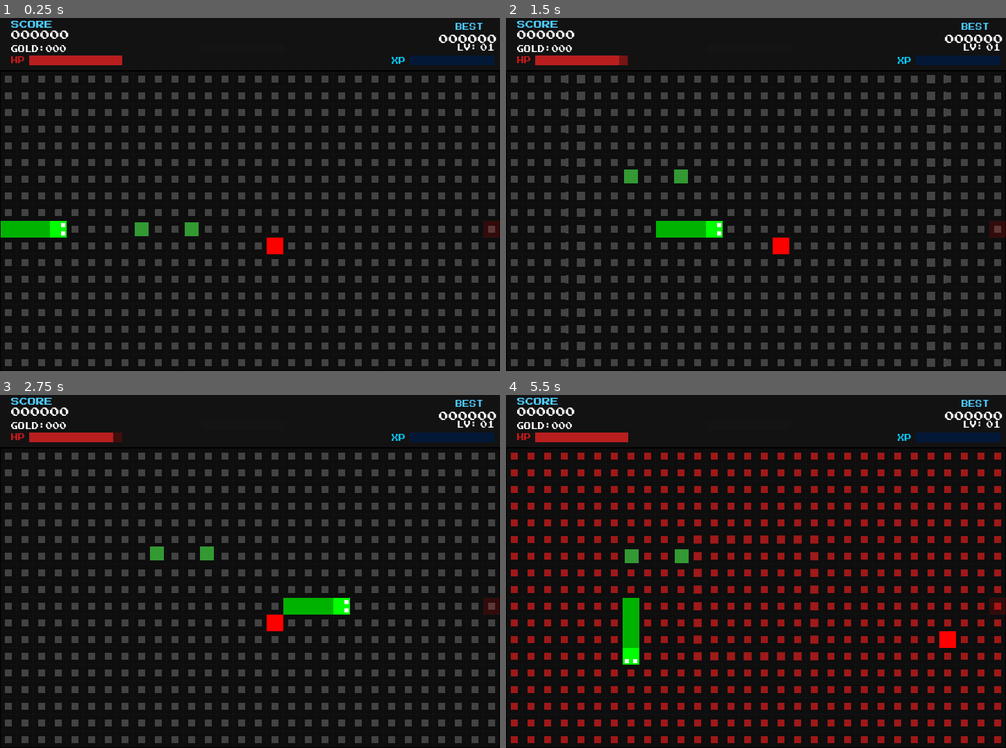
Above: before the commit, frames 1-4 (two rows, left to right).
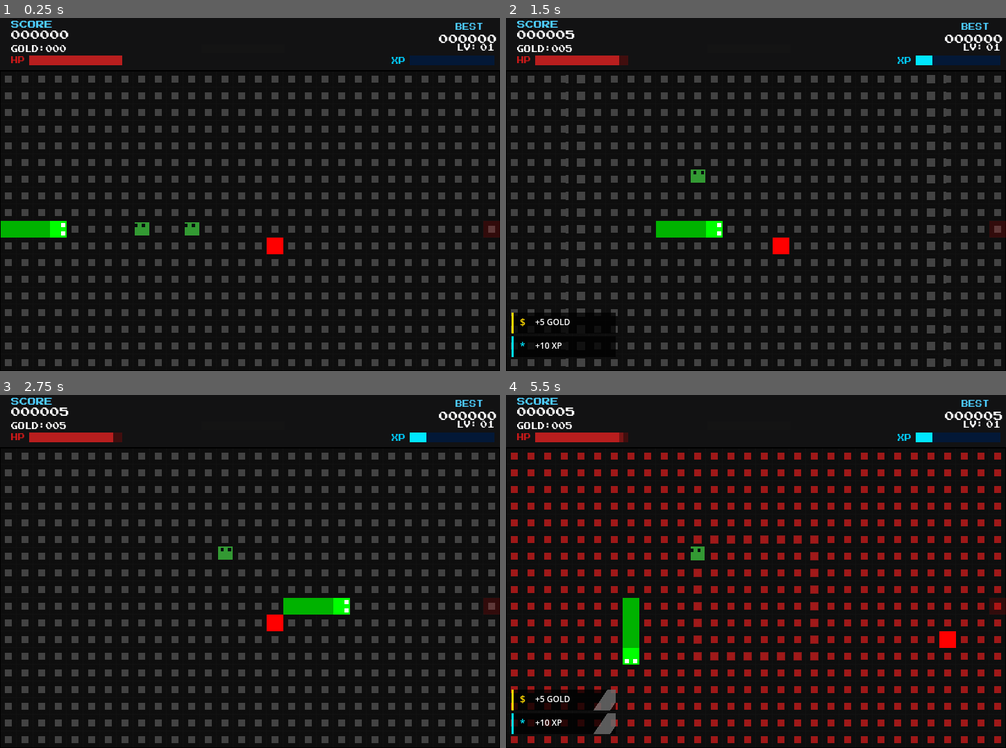
Above: after the commit, the same moments.

Repository: nastex123/snake-godot
Game: Godot game, scene res://Game.tscn
Same seed, same stepped clock (60 frames per second), same inputs: the game is played once before the commit and once after it.
Inputs (mouse positions are in pixels of both pictures, inside the frame that each line leads up to):
- Up to frame 1 (0.25 s): no input
- Up to frame 2 (1.5 s): tap Enter (ui_accept) at 0.5, 0.77 s; move the mouse to (866, 176) at 0.52 s; hold Right (ui_right) 0.53-1.25 s; tap Q at 0.6 s; click (866, 176) at 0.67 s; drag from (656, 212) to (771, 236) at 1.27 s
- Up to frame 3 (2.75 s): move the mouse to (300, 493) at 2.02 s; hold Right (ui_right) from 2.03 s (still down); tap Shift at 2.1 s
- Up to frame 4 (5.5 s): release Right (ui_right) at 2.75 s; drag from (731, 642) to (661, 553) at 2.77 s; move the mouse to (906, 624) at 3.52 s; hold Left (ui_left) 3.53-4.25 s; tap Keypad Enter at 3.6 s; tap Enter (ui_accept) at 3.77 s; tap Space at 4.25 s; drag from (606, 518) to (696, 553) at 4.27 s; move the mouse to (781, 571) at 5.02 s; hold Down (ui_down) from 5.03 s (still down); hold Ctrl from 5.03 s (still down); click (781, 571) at 5.17 s

The runs differ from the first frame. In frame 1, less than 0.1% of the frame differs, in the area x 26-40%, y 57-62%; in frame 2, 1.1%; in frame 3, 0.4%; in frame 4, 1.4%, in the area x 1-100%, y 3-97%.

Commit message:
Fase 4 — Slime: sincronización de hitbox y colisión por física
En esta sesión se corrigió el bug por el cual el jugador podía «pasar>
por encima» de un slime sin dañarlo, y se migró la detección de
colisiones de celdas discretas a física real. Se incluyen además los
arreglos previos de balance y de posición visual del slime.

Problema y causa raíz:
- La colisión anterior se evaluaba solo en el tick de movimiento de la
  serpiente (~0.15s), mientras el slime se mueve de forma continua
  cada frame durante su salto (Phase.JUMP: global_position = lerp entre
  origen y destino). El slime podía cruzar la casilla de la cabeza entre
  dos ticks sin que ninguna comprobación lo detectara.
- Además, occupies_cell() solo miraba grid_pos, que solo se commitea al
  aterrizar, dejando la hitbox desincronizada del cuerpo visible en
  pleno vuelo.

Cambios:
- project.godot: capas 2D de física snake/enemies/food (layer_names).
- Game.tscn:
  - SnakeHead: collision_layer 1, collision_mask 6 (enemies|food), shape
    24x24 centrado en (12,12).
  - Food: collision_layer 4.
- scenes/enemy/Enemy.gd:
  - Extiende Area2D con CollisionShape2D dinámico en la capa de enemigos.
  - _update_collision_shape(): redimensiona el shape según grid_size
    (24x24 o 48x48 para el Grande 2x2), haciendo que la hitbox viaje con
    el nodo y, por tanto, siga el movimiento continuo del slime.
  - take_damage() devuelve bool y respeta el cooldown anti-stun-lock.
- scenes/enemy/Slime.gd:
  - Override de occupies_cell(): durante JumpPhase marca todo el camino
    grid_pos -> _target_grid_pos (inclusive), y delega en la base fuera
    del salto (auxiliar para fusión e IA).
  - Se llama _update_collision_shape() tras fusionar para el Slime Grande.
  - _clamp_visual_y() corregido: consideraba el offset de GameArea
    (y=76) como global y=0; ahora usa GRID_TOP_Y=76 para mantener el
    sprite dentro del grid.
  - Otros arreglos: grid_pos commitea al aterrizar (no al despegar),
    centroide de fusión clampeado, gotas de goo en coordenadas locales.
- Game.gd: se quita la comprobación por tick; _physics_process llama
  _check_enemy_collision() cada frame usando
  snake_head.get_overlapping_areas() (el cooldown evita spam de daño).

Verificación:
- Test headless de colisión por física: cabeza sin superposición -> 0
  overlaps; colocada sobre un slime 1x1 -> 1 overlap detectado; Slime
  Grande 2x2 -> shape 48x48 y detectado desde una celda interior.
- Test headless de clamp visual en filas 0/1/2/16/17 -> 0 violaciones.
- Regresión del juego (Game.tscn) 1200 frames sin errores de runtime.

Docs: CHANGELOG.md (nuevo), AGENTS.md y FASE_04_Enemigos.md actualizados.

Diff:
--- a/Game.gd
+++ b/Game.gd
@@ -46,6 +46,11 @@
 	_update_combo(delta)
 	eat_effects.update_wave(delta, rm.run_data)
 
+func _physics_process(_delta: float) -> void:
+	if gm.current_state == 7:
+		return
+	_check_enemy_collision()
+
 func handle_input() -> void:
 	var dir = Vector2i.ZERO
 	if Input.is_action_just_pressed("ui_up"): dir = Vector2i.UP
@@ -57,16 +62,19 @@
 func move_snake() -> void:
 	if snake_controller.move(food_spawner.get_food_pos()):
 		snake_renderer.update_body(snake_controller.snake)
-		_check_enemy_collision()
+
+# Colisión por física: el motor rastrea la superposición continua entre la
+# hitbox de la cabeza y la del enemigo (que sigue al nodo/sprite en todo
+# momento, incluso durante el salto). `take_damage` tiene cooldown anti-spam.
 
 func _check_enemy_collision() -> void:
-	var head_pos = snake_controller.get_head_pos()
-	for enemy in enemy_container.get_children():
-		if not enemy.is_alive:
+	for area in snake_head.get_overlapping_areas():
+		if area.get("is_alive") == null:
 			continue
-		if enemy.grid_pos == head_pos:
-			enemy.take_damage(rm.run_data.stats.damage)
-			eb.damage_taken.emit(enemy.data.damage, enemy.data.enemy_id)
+		if not area.is_alive:
+			continue
+		if area.take_damage(rm.run_data.stats.damage):
+			eb.damage_taken.emit(area.data.damage, area.data.enemy_id)
 
 func _on_snake_ate_food(pos: Vector2i) -> void:
 	var s = rm.run_data.stats
@@ -119,7 +127,7 @@
 		child.queue_free()
 	enemies_alive = 0
 	for spawn in room.enemy_spawns:
-		var pos = Vector2i(spawn.x, spawn.y)
+		var pos = Vector2i(clampi(int(spawn.x), 0, 29), clampi(int(spawn.y), 0, 17))
 		var etype = spawn.get("type", "slime")
 		match etype:
 			"slime":
@@ -135,6 +143,7 @@
 				var slime = SlimeScene.instantiate()
 				slime.setup(data, pos)
 				slime.died.connect(_on_enemy_died)
+				slime.merged.connect(_on_enemy_merged)
 				enemy_container.add_child(slime)
 				enemies_alive += 1
 
@@ -144,6 +153,9 @@
 		mm.mark_room_cleared()
 		door.set_open(true)
 		snake_controller.set_doors([Vector2i(29, 9)], true)
+
+func _on_enemy_merged(_enemy) -> void:
+	enemies_alive -= 1
 
 func _on_enemy_killed(_type: String, _pos: Vector2, xp: int, gold: int) -> void:
 	rm.add_score(gold)
--- a/Game.tscn
+++ b/Game.tscn
@@ -24,8 +24,10 @@
 shader_parameter/game_over_fade = 0.0
 
 [sub_resource type="RectangleShape2D" id="RectangleShape2D_s6t5r"]
+size = Vector2(24, 24)
 
 [sub_resource type="RectangleShape2D" id="RectangleShape2D_7s4h3"]
+size = Vector2(24, 24)
 
 [node name="Game" type="Node2D" unique_id=1325700460]
 script = ExtResource("1_gd")
@@ -62,13 +64,19 @@
 
 [node name="Food" type="Area2D" parent="GameArea" unique_id=2090121806]
 z_index = 2
+collision_layer = 4
+collision_mask = 0
 
 [node name="CollisionShape2D" type="CollisionShape2D" parent="GameArea/Food" unique_id=1528295680]
+position = Vector2(12, 12)
 shape = SubResource("RectangleShape2D_s6t5r")
 
 [node name="SnakeHead" type="Area2D" parent="GameArea" unique_id=1066937757]
+collision_layer = 1
+collision_mask = 6
 
 [node name="CollisionShape2D" type="CollisionShape2D" parent="GameArea/SnakeHead" unique_id=1344509503]
+position = Vector2(12, 12)
 shape = SubResource("RectangleShape2D_7s4h3")
 
 [node name="SnakeBody" type="Node2D" parent="GameArea" unique_id=62260600]
--- a/project.godot
+++ b/project.godot
@@ -42,6 +42,12 @@
 port_override_enabled=false
 port_override=6554
 
+[layer_names]
+
+2d_physics/layer_1="snake"
+2d_physics/layer_2="enemies"
+2d_physics/layer_3="food"
+
 [physics]
 
 3d/physics_engine="Jolt Physics"
--- a/resources/EnemyData.gd
+++ b/resources/EnemyData.gd
@@ -11,3 +11,22 @@
 var xp_drop: int = 10
 var gold_drop: int = 5
 var color: Color = Color(0.2, 0.6, 0.2)
+var attack_cooldown: float = 1.0
+var grid_size: Vector2i = Vector2i(1, 1)
+
+# --- Slime: config data-driven (árbol de decisión, fusión, anti-tedio) ---
+var hop_charge_time: float = 0.22
+var hop_jump_time: float = 0.32
+var hop_pause_time: float = 0.45
+var hop_distance: int = 1
+var hop_distance_direct: int = 2
+var ally_radius: int = 4
+var chase_radius: float = 7.0
+var merge_harass_time: float = 4.0
+var merge_group_radius: int = 2
+var hit_cooldown_time: float = 0.5
+var shrink_recover_time: float = 3.0
+var shrink_recover_range: float = 9.0
+var small_hp_mult: float = 0.4
+var big_hp_mult: float = 1.2
+var big_grid: Vector2i = Vector2i(2, 2)
--- a/scenes/enemy/Enemy.gd
+++ b/scenes/enemy/Enemy.gd
@@ -1,38 +1,81 @@
 extends Area2D
 
 signal died(enemy)
+signal merged(enemy)
 signal hp_changed(current: float, max_hp: float)
+
+const LAYER_ENEMIES := 2
+const TILE_SIZE := 24
 
 var data
 var current_hp: float = 0.0
+var max_hp: float = 0.0
 var is_alive: bool = true
 var grid_pos: Vector2i
+var grid_size: Vector2i = Vector2i(1, 1)
+var hit_cooldown_time: float = 0.0
+var _last_hit_time: float = -999.0
+var visual: ColorRect
+var collision_shape: CollisionShape2D
 
 func setup(enemy_data, position: Vector2i) -> void:
 	data = enemy_data
 	grid_pos = position
+	grid_size = data.grid_size
 	global_position = Vector2(position) * 24 + Vector2(12, 12)
+	collision_layer = LAYER_ENEMIES
+	collision_mask = 0
+	max_hp = data.max_hp
 	current_hp = data.max_hp
-	hp_changed.emit(current_hp, data.max_hp)
+	hp_changed.emit(current_hp, max_hp)
 	_add_visual()
+	_update_collision_shape()
 
 func _add_visual() -> void:
-	var rect = ColorRect.new()
-	rect.size = Vector2(20, 20)
-	rect.position = Vector2(-10, -10)
-	rect.color = data.color
-	add_child(rect)
+	visual = ColorRect.new()
+	visual.size = Vector2(20, 20)
+	visual.position = Vector2(-10, -10)
+	visual.color = data.color
+	add_child(visual)
+	collision_shape = CollisionShape2D.new()
+	collision_shape.shape = RectangleShape2D.new()
+	add_child(collision_shape)
 
+# Hitbox física que sigue al nodo (y por tanto al sprite en movimiento continuo).
+# Tamaño = footprint real (grid_size * TILE), centrado en la celda.
 
-func take_damage(amount: float) -> void:
+func _update_collision_shape() -> void:
+	if collision_shape == null:
+		return
+	var rect: RectangleShape2D = collision_shape.shape
+	rect.size = Vector2(grid_size) * TILE_SIZE
+	collision_shape.position = Vector2(grid_size) * TILE_SIZE * 0.5 - Vector2(TILE_SIZE * 0.5, TILE_SIZE * 0.5)
+
+func occupies_cell(cell: Vector2i) -> bool:
+	for dy in grid_size.y:
+		for dx in grid_size.x:
+			if grid_pos + Vector2i(dx, dy) == cell:
+				return true
+	return false
+
+func take_damage(amount: float) -> bool:
 	if not is_alive:
-		return
+		return false
+	var now := Time.get_ticks_msec() / 1000.0
+	if now < _last_hit_time + hit_cooldown_time:
+		return false
+	_last_hit_time = now
 	current_hp -= amount
-	hp_changed.emit(current_hp, data.max_hp)
-	var tw = create_tween()
+	_on_hit_started()
+	hp_changed.emit(current_hp, max_hp)
+	var tw := create_tween()
 	tw.tween_property(self, "modulate", Color.WHITE, 0.05)
 	if current_hp <= 0:
 		die()
+	return true
+
+func _on_hit_started() -> void:
+	pass
 
 func die() -> void:
 	is_alive = false
@@ -40,7 +83,7 @@
 	var eb = get_node("/root/EventBus")
 	if eb:
 		eb.enemy_killed.emit(data.enemy_id, global_position, data.xp_drop, data.gold_drop)
-	var tw = create_tween()
+	var tw := create_tween()
 	tw.set_parallel(true)
 	tw.tween_property(self, "scale", Vector2.ZERO, 0.25).set_trans(Tween.TRANS_CUBIC).set_ease(Tween.EASE_IN)
 	tw.tween_property(self, "modulate:a", 0.0, 0.25)
--- a/scenes/enemy/Slime.gd
+++ b/scenes/enemy/Slime.gd
@@ -1,38 +1,397 @@
 extends "res://scenes/enemy/Enemy.gd"
 
-var move_timer: float = 0.0
-var move_interval: float = 0.8
-var _target_pos: Vector2
+const TILE := 24
+const GRID_W := 30
+const GRID_H := 18
+const GRID_TOP_Y := 76
+
+enum SizeTier { SMALL, MEDIUM, BIG }
+enum Phase { PAUSE, CHARGE, JUMP, LAND }
+
+var size_tier: int = SizeTier.MEDIUM
+var phase: int = Phase.PAUSE
+var phase_time: float = 0.0
+var hop_direct := false
+var _hop_from := Vector2.ZERO
+var _hop_to := Vector2.ZERO
+var _target_grid_pos := Vector2i.ZERO
+var _recovering := false
+var _recover_timer := 0.0
+var _harass_time := 0.0
+var _merge_lock := false
+var _absorbed := false
+var _merge_cooldown := 0.0
+var _sc: Node
+var _eye_l: ColorRect
+var _eye_r: ColorRect
 
 func _ready() -> void:
-	move_interval = 0.8 / data.speed
+	_sc = get_node_or_null("/root/Game/GameArea/SnakeController")
+	hit_cooldown_time = data.hit_cooldown_time
+	_apply_tier_visual()
+	_add_eyes()
+
+func _add_eyes() -> void:
+	_eye_l = ColorRect.new()
+	_eye_r = ColorRect.new()
+	_eye_l.size = Vector2(4, 5)
+	_eye_r.size = Vector2(4, 5)
+	_eye_l.color = Color(0.03, 0.05, 0.06)
+	_eye_r.color = Color(0.03, 0.05, 0.06)
+	visual.add_child(_eye_l)
+	visual.add_child(_eye_r)
 
 func _process(delta: float) -> void:
-	if not is_alive:
-		return
-	move_timer += delta
-	if move_timer >= move_interval:
-		move_timer = 0.0
-		_move_toward_player()
-
-func _move_toward_player() -> void:
-	var game = get_node("/root/Game")
-	if not game:
-		return
-	var sc = game.get_node("GameArea/SnakeController")
-	var player_pos = sc.get_head_pos()
-	if player_pos == grid_pos:
-		return
-	var dir = player_pos - grid_pos
-	var move_dir: Vector2i
-	if abs(dir.x) > abs(dir.y):
-		move_dir = Vector2i(sign(dir.x), 0)
+	if not is_alive or _absorbed:
+		return
+	_update_recovery(delta)
+	_update_harass(delta)
+	_merge_cooldown = maxf(0.0, _merge_cooldown - delta)
+	if _merge_cooldown <= 0.0:
+		_merge_cooldown = 0.25
+		_try_merge()
+	_advance_phase(delta)
+	_update_look()
+
+# ---------- utilidades jugador ----------
+
+func _player_pos() -> Vector2i:
+	if _sc == null:
+		return Vector2i.ZERO
+	return _sc.get_head_pos()
+
+func _player_dir() -> Vector2i:
+	if _sc == null:
+		return Vector2i.RIGHT
+	return _sc.direction
+
+# ---------- recuento y estado ----------
+
+func _update_recovery(delta: float) -> void:
+	if size_tier == SizeTier.MEDIUM or size_tier == SizeTier.BIG:
+		return
+	if _recovering:
+		_recover_timer += delta
+		if _recover_timer >= data.shrink_recover_time:
+			_recover_timer = 0.0
+			_recovering = false
+			size_tier = SizeTier.MEDIUM
+			max_hp = data.max_hp
+			current_hp = max_hp
+			_merge_lock = false
+			_harass_time = 0.0
+			_merge_cooldown = 1.0
+			_apply_tier_visual()
+		return
+	var pp := _player_pos()
+	var d: float = Vector2(pp - grid_pos).length()
+	if d > data.shrink_recover_range:
+		_recovering = true
+		_recover_timer = 0.0
+
+func _update_harass(delta: float) -> void:
+	var pp := _player_pos()
+	var d: float = Vector2(pp - grid_pos).length()
+	if d <= data.chase_radius:
+		_harass_time += delta
 	else:
-		move_dir = Vector2i(0, sign(dir.y))
-	var new_pos = grid_pos + move_dir
-	if new_pos.x < 0 or new_pos.x >= 30 or new_pos.y < 0 or new_pos.y >= 18:
-		return
-	grid_pos = new_pos
-	_target_pos = Vector2(grid_pos) * 24 + Vector2(12, 12)
-	var tw = create_tween()
-	tw.tween_property(self, "global_position", _target_pos, move_interval * 0.85).set_trans(Tween.TRANS_CUBIC).set_ease(Tween.EASE_OUT)
+		_harass_time = maxf(0.0, _harass_time - delta * 2.0)
+
+# ---------- máquina de fases (hop) ----------
+
+func _advance_phase(delta: float) -> void:
+	phase_time += delta
+	match phase:
+		Phase.PAUSE:
+			_breathe()
+			if phase_time >= data.hop_pause_time * randf_range(0.8, 1.2):
+				phase = Phase.CHARGE
+				phase_time = 0.0
+		Phase.CHARGE:
+			var t := clampf(phase_time / data.hop_charge_time, 0.0, 1.0)
+			_set_squash(1.0 + 0.35 * (1.0 - t), 1.0 - 0.25 * (1.0 - t))
+			if phase_time >= data.hop_charge_time:
+				_begin_jump()
+		Phase.JUMP:
+			var t := clampf(phase_time / data.hop_jump_time, 0.0, 1.0)
+			var e := _smoothstep(t)
+			global_position = _hop_from.lerp(_hop_to, e)
+			visual.position.y = -visual.size.y * 0.5 - sin(t * PI) * 8.0
+			_clamp_visual_y()
+			_set_squash(1.0 - 0.3 * sin(t * PI), 1.0 + 0.4 * sin(t * PI))
+			if phase_time >= data.hop_jump_time:
+				grid_pos = _target_grid_pos
+				visual.position.y = -visual.size.y * 0.5
+				_clamp_visual_y()
+				phase = Phase.LAND
+				phase_time = 0.0
+				_land_fx()
+		Phase.LAND:
+			var t := clampf(phase_time / 0.18, 0.0, 1.0)
+			_set_squash(1.0 + 0.5 * (1.0 - t), 1.0 - 0.3 * (1.0 - t))
+			if phase_time >= 0.18:
+				_set_squash(1.0, 1.0)
+				phase = Phase.PAUSE
+				phase_time = 0.0
+
+func _smoothstep(t: float) -> float:
+	return t * t * (3.0 - 2.0 * t)
+
+func _set_squash(sx: float, sy: float) -> void:
+	if visual:
+		visual.scale = Vector2(sx, sy)
+
+func _breathe() -> void:
+	var s := sin(phase_time * 6.0) * 0.05
+	_set_squash(1.0 + s, 1.0 - s)
+
+func _begin_jump() -> void:
+	var pp := _player_pos()
+	var allies := _allies_near()
+	var target: Vector2i
+	if allies.is_empty():
+		hop_direct = true
+		target = _solo_target(pp)
+	elif allies.size() == 1:
+		hop_direct = false
+		target = _pinza_target(pp)
+	else:
+		hop_direct = false
+		target = _mural_target(pp, allies)
+	_move_towards(target)
+	_hop_from = global_position
+	_hop_to = Vector2(_target_grid_pos) * TILE + Vector2(TILE * 0.5, TILE * 0.5)
+	phase = Phase.JUMP
+	phase_time = 0.0
+	if _hop_from.distance_to(_hop_to) < 1.0:
+		phase_time = data.hop_jump_time * 0.5
+
+func _land_fx() -> void:
+	for i in 4:
+		var drop := ColorRect.new()
+		drop.size = Vector2(3, 3)
+		drop.color = data.color
+		var local: Vector2 = get_parent().to_local(global_position + Vector2(randf_range(-6, 6), randf_range(-6, 6)))
+		drop.position = local
+		get_parent().add_child(drop)
+		var tw := create_tween()
+		tw.tween_property(drop, "modulate:a", 0.0, 0.35)
+		tw.tween_callback(drop.queue_free)
+
+# Mantiene el sprite dentro del grid (la fila 0 queda pegada al HUD, y el arco
+# del salto levanta el cuerpo por encima de la línea superior del grid).
+
+func _clamp_visual_y() -> void:
+	if visual == null:
+		return
+	var ny := global_position.y
+	visual.position.y = clampf(visual.position.y, GRID_TOP_Y - ny, GRID_TOP_Y + GRID_H * TILE - ny - visual.size.y)
+
+# ---------- árbol de decisión ----------
+
+func _solo_target(pp: Vector2i) -> Vector2i:
+	return pp + _player_dir()
+
+func _pinza_target(pp: Vector2i) -> Vector2i:
+	var rel := pp - grid_pos
+	if absf(rel.x) < absf(rel.y):
+		return grid_pos + Vector2i(signi(rel.x), 0)
+	return grid_pos + Vector2i(0, signi(rel.y))
+
+func _mural_target(pp: Vector2i, allies: Array) -> Vector2i:
+	var closest := self
+	var best := 99999
+	for a in allies:
+		var d := maxi(absi(a.grid_pos.x - pp.x), absi(a.grid_pos.y - pp.y))
+		if d < best:
+			best = d
+			closest = a
+	if closest == self:
+		return pp
+	var rel := pp - grid_pos
+	if absf(rel.x) >= absf(rel.y):
+		return pp + Vector2i(signi(rel.x), 0)
+	return pp + Vector2i(0, signi(rel.y))
+
+func _move_towards(target: Vector2i) -> void:
+	var rel := target - grid_pos
+	if rel == Vector2i.ZERO:
+		_target_grid_pos = grid_pos
+		return
+	var dir := Vector2i(signi(rel.x), signi(rel.y))
+	var dist: int = data.hop_distance_direct if hop_direct else data.hop_distance
+	_target_grid_pos = _try_hop_cell(dir, dist)
+	if _target_grid_pos == grid_pos:
+		_target_grid_pos = _try_hop_cell(dir, 1)
+
+func _try_hop_cell(dir: Vector2i, dist: int) -> Vector2i:
+	var size := grid_size
+	var cand := grid_pos
+	for i in dist:
+		cand += dir
+		if cand.x < 0 or cand.x + size.x > GRID_W or cand.y < 0 or cand.y + size.y > GRID_H:
+			return grid_pos
+	return cand
+
+# ---------- colisión (hitbox sincronizada con el salto) ----------
+# `grid_pos` solo se commitea al aterrizar; durante el JUMP el sprite ya se está
+# moviendo hacia `_target_grid_pos`, así que la huella debe incluir la casilla de
+# origen Y la de destino (y el camino entre ambas) para que el jugador no «pase
+# por encima» de un slime en pleno salto sin dañarlo.
+
+func occupies_cell(cell: Vector2i) -> bool:
+	if phase != Phase.JUMP:
+		return super.occupies_cell(cell)
+	var size := grid_size
+	var start := grid_pos
+	var end := _target_grid_pos
+	var d := end - start
+	var steps := maxi(absi(d.x), absi(d.y))
+	for step in steps + 1:
+		var p: Vector2i
+		if steps == 0:
+			p = start
+		elif d.x != 0:
+			p = start + Vector2i(int(signi(d.x)) * step, 0)
+		else:
+			p = start + Vector2i(0, int(signi(d.y)) * step)
+		for dy in size.y:
+			for dx in size.x:
+				if p + Vector2i(dx, dy) == cell:
+					return true
+	return false
+
+# ---------- aliados y fusión ----------
+
+func _allies_near() -> Array:
+	var res: Array = []
+	var parent := get_parent()
+	if parent == null:
+		return res
+	for child in parent.get_children():
+		if child == self or child.get("grid_pos") == null:
+			continue
+		if not child.is_alive or child.get("_absorbed") == true:
+			continue
+		var d := maxi(absi(child.grid_pos.x - grid_pos.x), absi(child.grid_pos.y - grid_pos.y))
+		if d <= data.ally_radius:
+			res.append(child)
+	return res
+
+func _merge_group() -> Array:
+	var group: Array = [self]
+	var parent := get_parent()
+	if parent == null:
+		return group
+	for child in parent.get_children():
+		if child == self or child.get("grid_pos") == null or child.get("_absorbed") == true:
+			continue
+		if child.get("size_tier") == null or child.get("_merge_lock") == null:
+			continue
+		if not child.is_alive or child.size_tier != SizeTier.MEDIUM or child._merge_lock:
+			continue
+		if child.data.enemy_id != data.enemy_id:
+			continue
+		var d := maxi(absi(child.grid_pos.x - grid_pos.x), absi(child.grid_pos.y - grid_pos.y))
+		if d <= data.merge_group_radius:
+			group.append(child)
+	return group
+
+func _do_merge(group: Array) -> void:
+	var total_hp := 0.0
+	var total_max := 0.0
+	var cx := 0.0
+	var cy := 0.0
+	for m in group:
+		total_hp += m.current_hp
+		total_max += m.data.max_hp
+		cx += m.grid_pos.x
+		cy += m.grid_pos.y
+	for m in group:
+		if m != self:
+			m._absorb()
+	size_tier = SizeTier.BIG
+	grid_size = data.big_grid
+	max_hp = total_max * data.big_hp_mult
+	current_hp = minf(total_hp, max_hp)
+	var gx := clampi(roundi(cx / group.size()), 0, GRID_W - data.big_grid.x)
+	var gy := clampi(roundi(cy / group.size()), 0, GRID_H - data.big_grid.y)
+	grid_pos = Vector2i(gx, gy)
+	_target_grid_pos = grid_pos
+	global_position = Vector2(grid_pos) * TILE + Vector2(TILE * 0.5, TILE * 0.5)
+	_apply_tier_visual()
+	_update_collision_shape()
+	_merge_lock = true
+	_harass_time = 0.0
+	_merge_anim()
+
+func _absorb() -> void:
+	_absorbed = true
+	is_alive = false
+	merged.emit(self)
+	var tw := create_tween()
+	tw.tween_property(self, "scale", Vector2.ZERO, 0.15)
+	tw.tween_callback(queue_free)
+
+func _merge_anim() -> void:
+	scale = Vector2(0.2, 0.2)
+	var tw := create_tween()
+	tw.tween_property(self, "scale", Vector2(1.2, 1.2), 0.22).set_trans(Tween.TRANS_CUBIC).set_ease(Tween.EASE_OUT)
+	tw.tween_property(self, "scale", Vector2.ONE, 0.12)
+
+func _try_merge() -> void:
+	if _merge_lock or size_tier != SizeTier.MEDIUM or not is_alive:
+		return
+	if _harass_time < data.merge_harass_time:
+		return
+	var group := _merge_group()
+	if group.size() < 2:
+		return
+	group.sort_custom(func(a, b):
+		return (a.grid_pos.x < b.grid_pos.x) or (a.grid_pos.x == b.grid_pos.x and a.grid_pos.y < b.grid_pos.y))
+	var leader = group[0]
+	for m in group:
+		if m != self:
+			m._merge_lock = true
+	if self == leader:
+		_do_merge(group)
+	else:
+		_merge_lock = true
+
+# ---------- golpe (anti-tedio: cooldown) ----------
+# SMALL/MEDIUM mueren de 1 toque; el Slime Grande (BIG) aguanta golpes múltiples.
+
+func _on_hit_started() -> void:
+	if size_tier != SizeTier.BIG:
+		current_hp = 0.0
+
+func _apply_tier_visual() -> void:
+	var s := 20.0
+	match size_tier:
+		SizeTier.SMALL:
+			s = 14.0
+		SizeTier.BIG:
+			s = 44.0
+	visual.size = Vector2(s, s)
+	visual.position = Vector2(-s * 0.5, -s * 0.5)
+	visual.pivot_offset = visual.size * 0.5
+	visual.scale = Vector2.ONE
+	visual.color = data.color
+	if size_tier == SizeTier.BIG:
+		visual.color = data.color.darkened(0.25)
+	elif size_tier == SizeTier.SMALL:
+		visual.color = data.color.lightened(0.3)
+	_clamp_visual_y()
+
+func _update_look() -> void:
+	if visual == null:
+		return
+	var pp := _player_pos()
+	var d := pp - grid_pos
+	var look := Vector2.ZERO
+	if d != Vector2i.ZERO:
+		look = Vector2(d).normalized() * 2.0
+	var s := visual.size.x
+	var bw := 5.0
+	_eye_l.position = Vector2(s * 0.5 - bw - 3.0 + look.x, s * 0.5 - 8.0 + look.y)
+	_eye_r.position = Vector2(s * 0.5 + 2.0 + look.x, s * 0.5 - 8.0 + look.y)
Not shown, changed: AGENTS.md
Not shown, added: Documentacion/CHANGELOG.md
Not shown, changed: Documentacion/FASE_04_Enemigos.md
Not shown, changed: Documentacion/GDD.md
